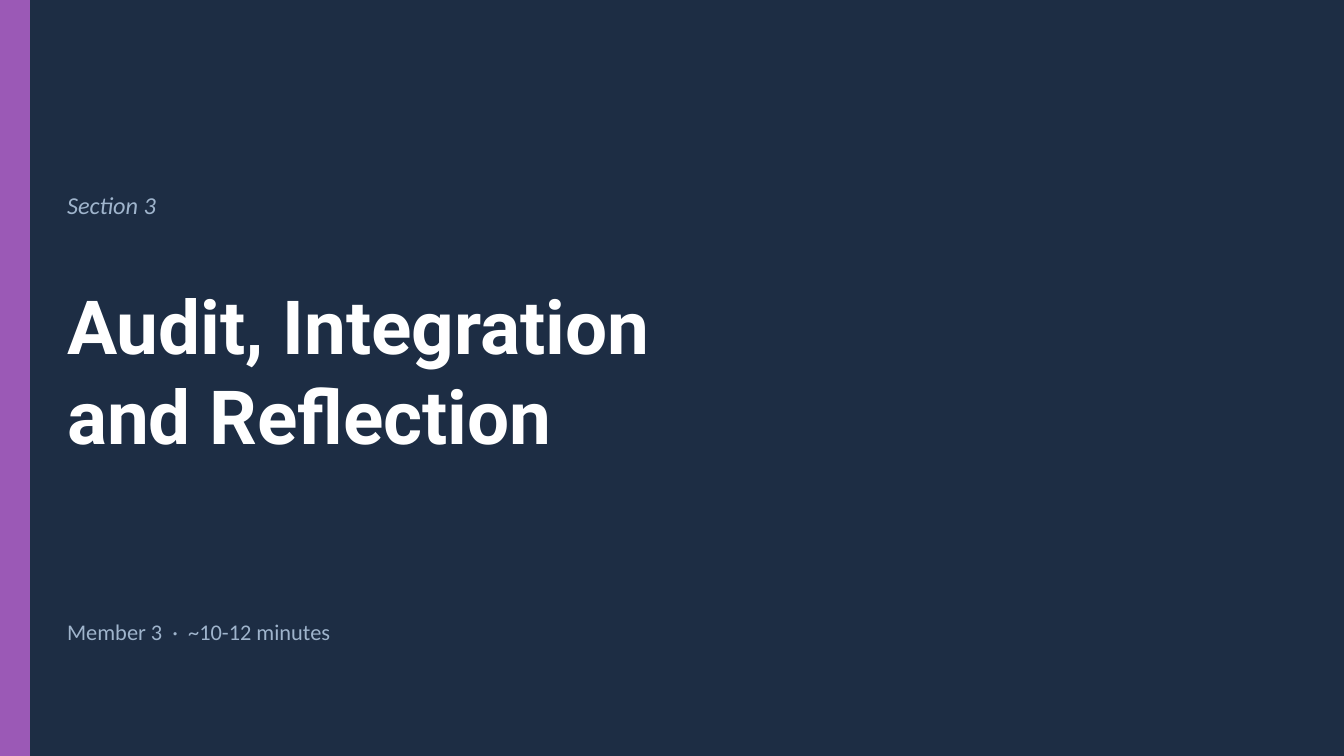
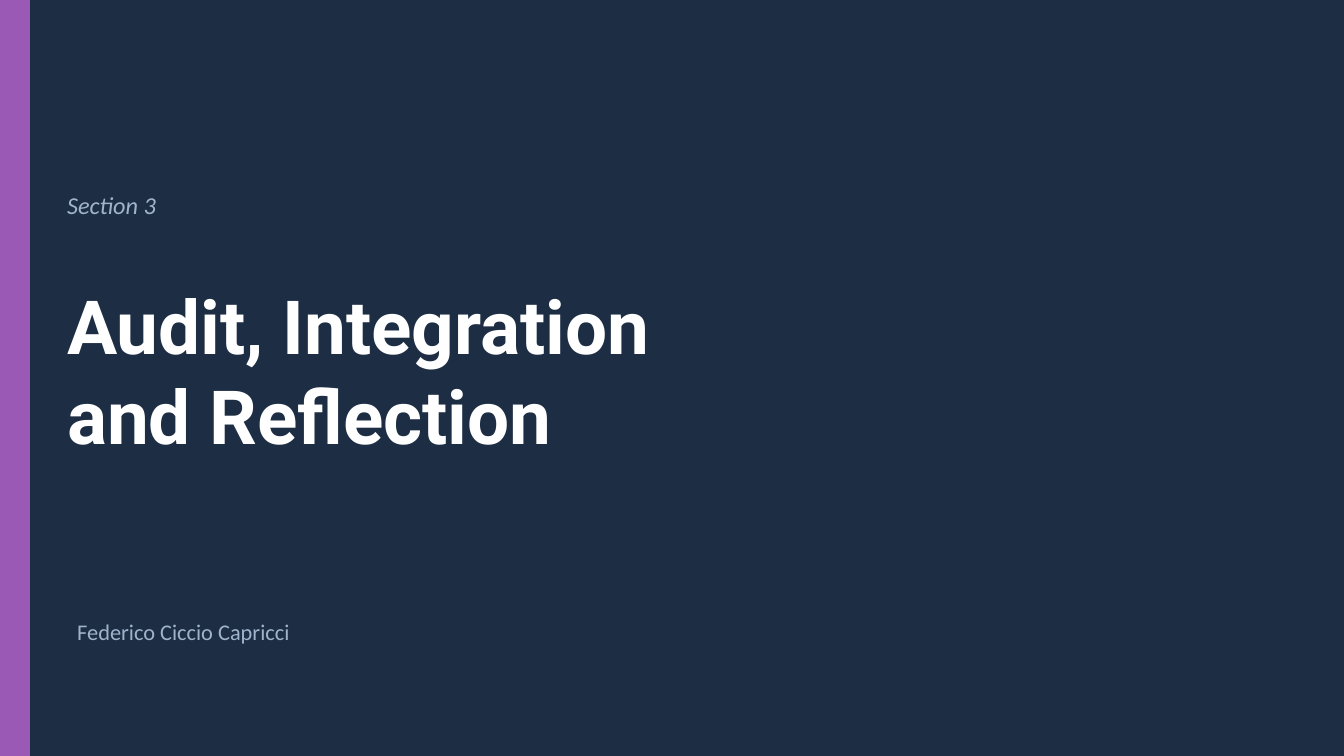
Before and after one commit to ediscota/SOSE-Homework, a slide deck: slide 14 of slides/SoSE-Employment-DaaS-EaaS.pptx (slide 16 before the commit). Drawn at 1344x756 pixels with LibreOffice and Linux fonts; fonts in the diff are those of the drawing. Boxes give left, top, right and bottom in pixels: in the first picture for what was removed or moved away, otherwise in the second. Text is boxed around its words. In the diff, an @@ line names an element or a change of style, - is before the commit and + after.

```diff
--- a/slides/SoSE-Employment-DaaS-EaaS.pptx
+++ b/slides/SoSE-Employment-DaaS-EaaS.pptx
@@ text at [77, 624, 289, 644]: text changed @@
-Member 3 · ~10-12 minutes
+Federico Ciccio Capricci
```
Also in this commit, not shown: 13 other slides changed, 1 slide removed, 1 other file.
